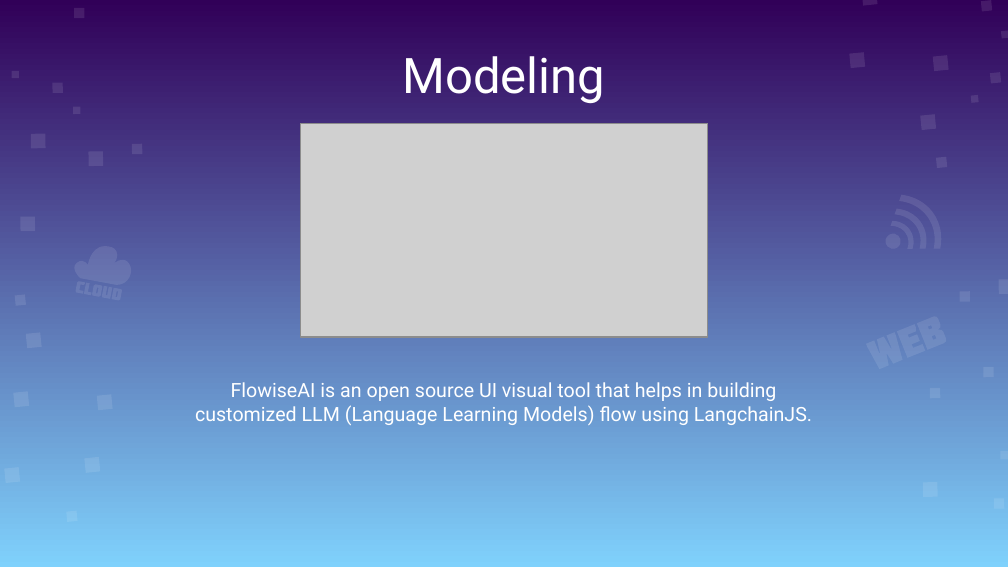
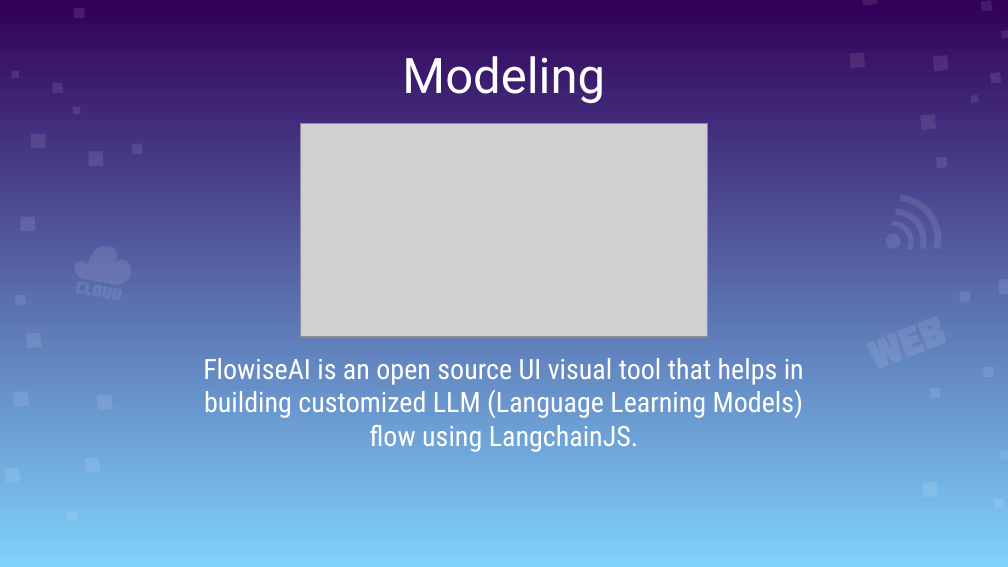
Before and after one commit to meohoangdeptrai1407/Thesis_Psychology, a slide deck: slide 23 of Therapy Chatbot V2.pptx (slide 22 before the commit). Drawn at 1008x567 pixels with LibreOffice and Linux fonts; fonts in the diff are those of the drawing; grey boxes stand for pictures. Boxes give left, top, right and bottom in pixels: in the first picture for what was removed or moved away, otherwise in the second. Text is boxed around its words. In the diff, an @@ line names an element or a change of style, - is before the commit and + after.

```diff
--- a/Therapy Chatbot V2.pptx
+++ b/Therapy Chatbot V2.pptx
@@ text "FlowiseAI is an open source ..." at bbox=[203, 358, 804, 452]: size 14 to 20 pt, font Roboto to Roboto Condensed @@
```
Also in this commit, not shown: 7 other slides changed, 4 slides added, 3 slides removed.
